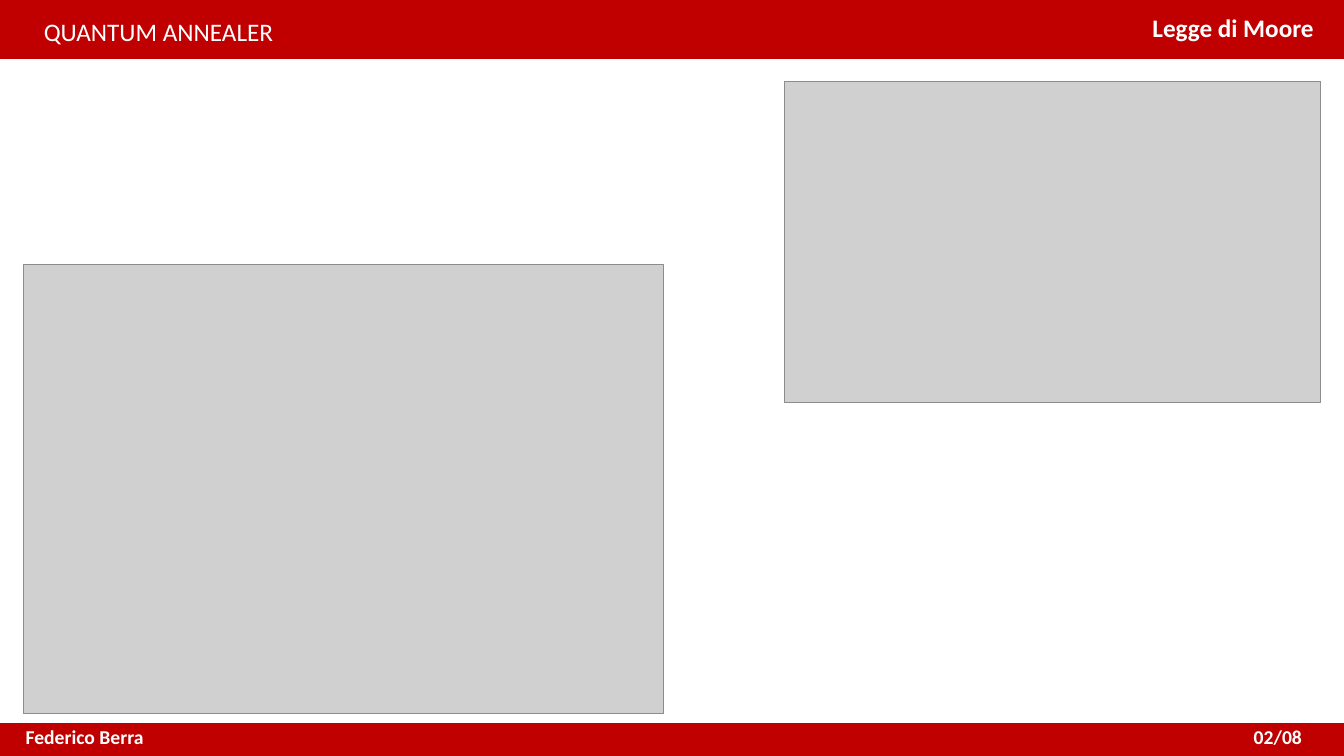
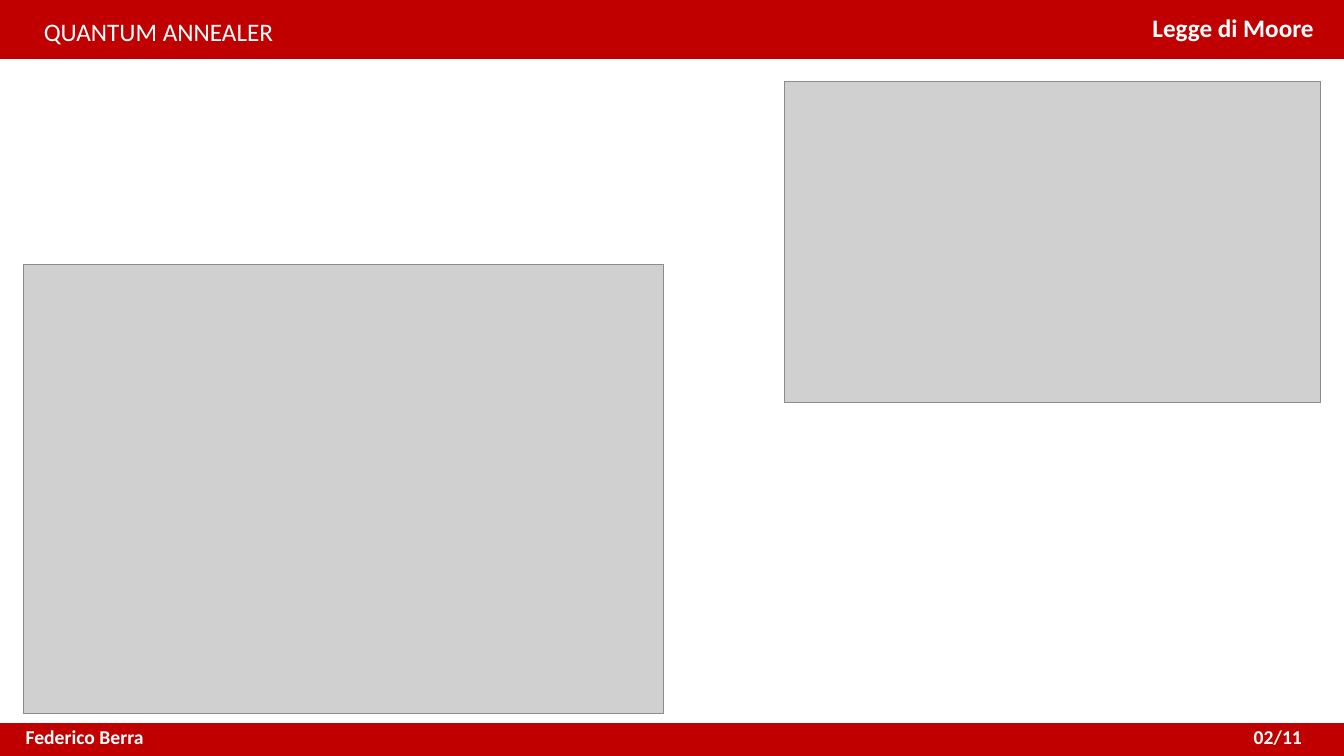
Before and after one commit to XaBerr/tesi-triennale, a slide deck: slide 3 of presentazione/presentazione.pptx. Drawn at 1344x756 pixels with LibreOffice and Linux fonts; fonts in the diff are those of the drawing; grey boxes stand for pictures. Boxes give left, top, right and bottom in pixels: in the first picture for what was removed or moved away, otherwise in the second. Text is boxed around its words. In the diff, an @@ line names an element or a change of style, - is before the commit and + after.

```diff
--- a/presentazione/presentazione.pptx
+++ b/presentazione/presentazione.pptx
@@ text at [1254,730,1302,745]: text changed @@
-02/08
+02/11
```
Also in this commit, not shown: 8 other slides changed, 3 slides added, 4 other files.
